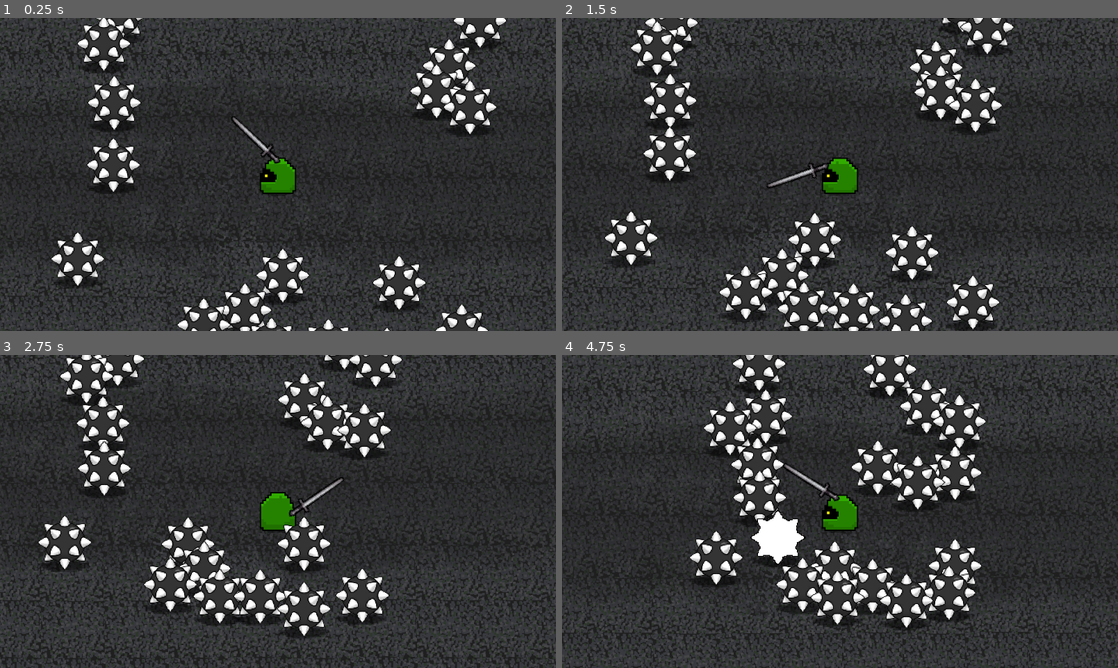
Above: before the commit, frames 1-4 (two rows, left to right).
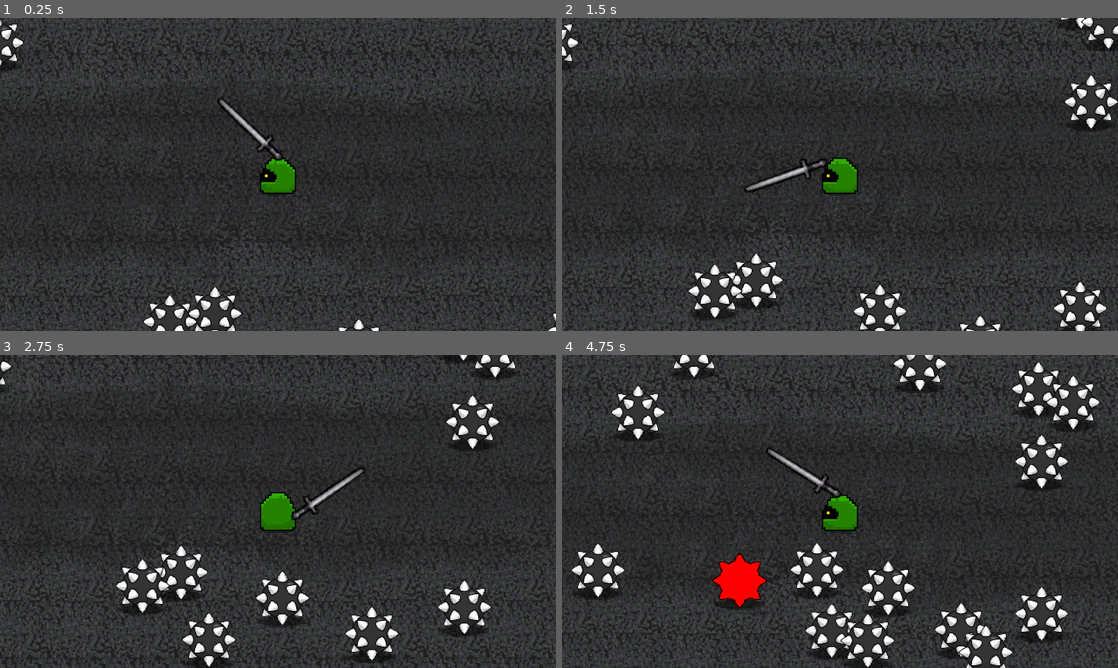
Above: after the commit, the same moments.

Repository: Deltunes/MSU-Game-Jam-2025
Game: Godot game, scene res://scenes/level.tscn
Same seed, same stepped clock (60 frames per second), same inputs: the game is played once before the commit and once after it.
Inputs (mouse positions are in pixels of both pictures, inside the frame that each line leads up to):
- Up to frame 1 (0.25 s): no input
- Up to frame 2 (1.5 s): move the mouse to (962, 158) at 0.52 s; hold D (right) 0.53-1.28 s; hold Space (spaceBar) 0.53-1.28 s; move the mouse to (728, 190) at 1.27 s; hold S (down) from 1.28 s (still down); click (728, 190) at 1.35 s
- Up to frame 3 (2.75 s): tap Space (spaceBar) at 1.55 s; move the mouse to (333, 442) at 2.02 s; release S (down) at 2.03 s; hold D (right) from 2.03 s (still down); hold Space (spaceBar) from 2.03 s (still down)
- Up to frame 4 (4.75 s): move the mouse to (812, 574) at 2.77 s; release D (right) at 2.78 s; release Space (spaceBar) at 2.78 s; hold W (up) 2.78-3.53 s; tap Space (spaceBar) at 2.85, 3.8, 4.35 s; move the mouse to (1006, 558) at 3.52 s; press the mouse at (1006, 558) at 3.53 s; hold A (left) from 3.53 s (still down); move the mouse to (673, 464) at 4.27 s; release the mouse at (673, 464) at 4.28 s

The runs differ from the first frame. In frame 1, 8.8% of the frame differs, in the area x 0-100%, y 0-100%; in frame 2, 13%; in frame 3, 14%; in frame 4, 20%, in the area x 1-97%, y 0-100%.

Commit message:
improved enemy spawning

Diff:
--- a/scenes/level.tscn
+++ b/scenes/level.tscn
@@ -81,6 +81,9 @@
 z_index = -10
 texture = ExtResource("3_xqwpe")
 
+[node name="Timer" type="Timer" parent="."]
+one_shot = true
+
 [editable path="Player"]
 [editable path="Player/CharacterSprite/Weapon Controller/Sword/Hitbox"]
 [editable path="Player/Hurtbox"]
--- a/scenes/player.tscn
+++ b/scenes/player.tscn
@@ -80,6 +80,23 @@
 "values": [false]
 }
 
+[sub_resource type="Animation" id="Animation_gj30w"]
+resource_name = "backwardWalk"
+length = 0.6
+loop_mode = 1
+tracks/0/type = "value"
+tracks/0/imported = false
+tracks/0/enabled = true
+tracks/0/path = NodePath("CharacterSprite:frame")
+tracks/0/interp = 1
+tracks/0/loop_wrap = true
+tracks/0/keys = {
+"times": PackedFloat32Array(0, 0.3),
+"transitions": PackedFloat32Array(1, 1),
+"update": 1,
+"values": [2, 3]
+}
+
 [sub_resource type="Animation" id="Animation_aws26"]
 resource_name = "forwardWalk"
 length = 0.6
@@ -123,6 +140,40 @@
 "transitions": PackedFloat32Array(1),
 "update": 1,
 "values": [0]
+}
+
+[sub_resource type="Animation" id="Animation_nj33w"]
+resource_name = "leftWalk"
+length = 0.6
+loop_mode = 1
+tracks/0/type = "value"
+tracks/0/imported = false
+tracks/0/enabled = true
+tracks/0/path = NodePath("CharacterSprite:frame")
+tracks/0/interp = 1
+tracks/0/loop_wrap = true
+tracks/0/keys = {
+"times": PackedFloat32Array(0, 0.3),
+"transitions": PackedFloat32Array(1, 1),
+"update": 1,
+"values": [4, 5]
+}
+
+[sub_resource type="Animation" id="Animation_isfk4"]
+resource_name = "rightWalk"
+length = 0.6
+loop_mode = 1
+tracks/0/type = "value"
+tracks/0/imported = false
+tracks/0/enabled = true
+tracks/0/path = NodePath("CharacterSprite:frame")
+tracks/0/interp = 1
+tracks/0/loop_wrap = true
+tracks/0/keys = {
+"times": PackedFloat32Array(0, 0.3),
+"transitions": PackedFloat32Array(1, 1),
+"update": 1,
+"values": [6, 7]
 }
 
 [sub_resource type="Animation" id="Animation_rknqu"]
@@ -164,57 +215,6 @@
 "values": [true, false]
 }
 
-[sub_resource type="Animation" id="Animation_gj30w"]
-resource_name = "backwardWalk"
-length = 0.6
-loop_mode = 1
-tracks/0/type = "value"
-tracks/0/imported = false
-tracks/0/enabled = true
-tracks/0/path = NodePath("CharacterSprite:frame")
-tracks/0/interp = 1
-tracks/0/loop_wrap = true
-tracks/0/keys = {
-"times": PackedFloat32Array(0, 0.3),
-"transitions": PackedFloat32Array(1, 1),
-"update": 1,
-"values": [2, 3]
-}
-
-[sub_resource type="Animation" id="Animation_isfk4"]
-resource_name = "rightWalk"
-length = 0.6
-loop_mode = 1
-tracks/0/type = "value"
-tracks/0/imported = false
-tracks/0/enabled = true
-tracks/0/path = NodePath("CharacterSprite:frame")
-tracks/0/interp = 1
-tracks/0/loop_wrap = true
-tracks/0/keys = {
-"times": PackedFloat32Array(0, 0.3),
-"transitions": PackedFloat32Array(1, 1),
-"update": 1,
-"values": [6, 7]
-}
-
-[sub_resource type="Animation" id="Animation_nj33w"]
-resource_name = "leftWalk"
-length = 0.6
-loop_mode = 1
-tracks/0/type = "value"
-tracks/0/imported = false
-tracks/0/enabled = true
-tracks/0/path = NodePath("CharacterSprite:frame")
-tracks/0/interp = 1
-tracks/0/loop_wrap = true
-tracks/0/keys = {
-"times": PackedFloat32Array(0, 0.3),
-"transitions": PackedFloat32Array(1, 1),
-"update": 1,
-"values": [4, 5]
-}
-
 [sub_resource type="AnimationLibrary" id="AnimationLibrary_2ty12"]
 _data = {
 "RESET": SubResource("Animation_7c1vc"),
@@ -253,11 +253,12 @@
 texture_filter = 1
 position = Vector2(50, 0)
 rotation = -1.309
-scale = Vector2(7.5, 7.5)
+scale = Vector2(10, 10)
 texture = ExtResource("4_07bb1")
 centered = false
 offset = Vector2(-40, 0)
 hframes = 3
+script = ExtResource("1_u40if")
 
 [node name="Hitbox" parent="CharacterSprite/Weapon Controller/Sword" instance=ExtResource("5_65lwp")]
 scale = Vector2(0.2, 0.2)
--- a/scripts/characterMover.gd
+++ b/scripts/characterMover.gd
@@ -24,7 +24,6 @@
 		$WeaponAnimation.play("swordSwipe")
 
 	var mouseAng = $".".get_local_mouse_position().angle() / PI * 180
-	print(mouseAng)
 
 	# Walking
 	if (mouseAng >= 45 && mouseAng <= 135 && !$PlayerAnimation.current_animation == "forwardWalk"):
@@ -39,6 +38,11 @@
 	elif ((mouseAng < -135 || mouseAng > 135) && !$PlayerAnimation.current_animation == "leftWalk"):
 		$PlayerAnimation.stop()
 		$PlayerAnimation.play("leftWalk")
+
+	#if (Input.is_action_pressed("spaceBar")):
+	#	$"CharacterSprite/Weapon Controller/Sword".scale = Vector2(20, 20)
+	#elif ($"CharacterSprite/Weapon Controller/Sword".scale != Vector2(10, 10)):
+	#	$"CharacterSprite/Weapon Controller/Sword".scale = Vector2(10, 10)
 
 	if move_and_slide():
 		resolve_collisions()
--- a/scripts/enemy.gd
+++ b/scripts/enemy.gd
@@ -1,7 +1,7 @@
 extends CharacterBody2D
 
 @export var speed = 100
-var health = 100
+var health = 50
 var hitSpeed = 500
 var hitable = true
 
--- a/scripts/level.gd
+++ b/scripts/level.gd
@@ -1,29 +1,40 @@
 extends Node2D
 
 var rng = RandomNumberGenerator.new()
+var enemyScene = preload("res://scenes/enemy.tscn")
+var enemyNumOnStart = 10
+var enemyNumGradual = 70
+var enemyScale
+var randomX
+var randomY
+var playerMarginX = 640
+var playerMarginY = 360
+var i = 0
 # Called when the node enters the scene tree for the first time.
 func _ready():
-	var enemyScene = preload("res://scenes/enemy.tscn")
-	var enemyNum = 20
-	var enemyScale
-	var randomX
-	var randomY
-	var playerMargin = 300
-	for i in enemyNum:
-		var instance = enemyScene.instantiate()
-
-		randomX = rng.randf_range(-500.0, 500.0)
-		randomY = rng.randf_range(-500.0, 500.0)
-		while ((randomX >= $Player.position.x - playerMargin && randomX <= $Player.position.x + playerMargin) && (randomY >= $Player.position.y - playerMargin && randomY <= $Player.position.y + playerMargin)):
-			randomX = rng.randf_range(-500.0, 500.0)
-			randomY = rng.randf_range(-500.0, 500.0)
-
-		instance.position.x = randomX
-		instance.position.y = randomY
-		instance.speed = 50
-		add_child(instance)
-
+	for i in enemyNumOnStart:
+		instantiate_enemy()
 
 # Called every frame. 'delta' is the elapsed time since the previous frame.
 func _process(_delta):
-	pass
+	if (i < enemyNumGradual):
+		if ($Timer.time_left <= 0):
+			instantiate_enemy()
+			$Timer.start()
+			i += 1
+		else:
+			pass
+
+func instantiate_enemy():
+	var instance = enemyScene.instantiate()
+	var randomX = rng.randf_range(-800.0, 800.0)
+	var randomY = rng.randf_range(-500.0, 500.0)
+	while ((randomX >= $Player.position.x - playerMarginX && randomX <= $Player.position.x + playerMarginX) && (randomY >= $Player.position.y - playerMarginY && randomY <= $Player.position.y + playerMarginY)):
+		randomX = rng.randf_range(-800.0, 800.0)
+		randomY = rng.randf_range(-500.0, 500.0)
+
+	instance.position.x = randomX
+	instance.position.y = randomY
+	instance.speed = 50
+
+	add_child(instance)
